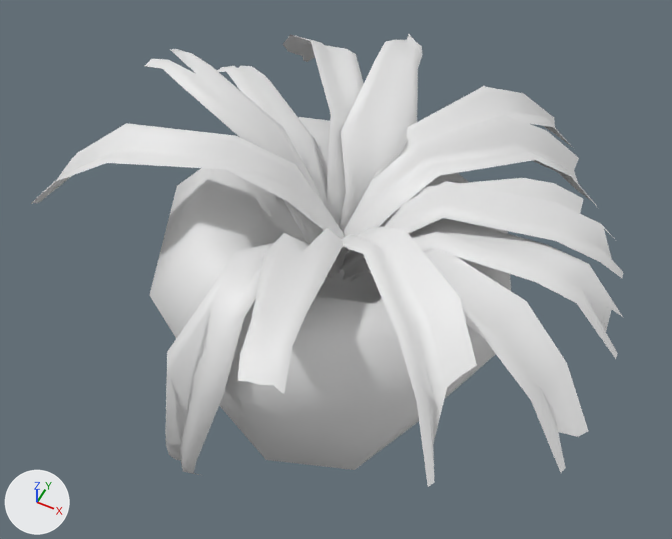
Two versions of the Blender file _Art/Environment/Pflanzekokospalme.blend, one commit apart.
Rendered twice from a camera (50 mm lens) standing at (2.24, -5.09, 7.8) and looking at (-0.47, 0.33, 1.02). The axes (+X, +Y, +Z) are drawn at lower left. The lights are the same throughout.
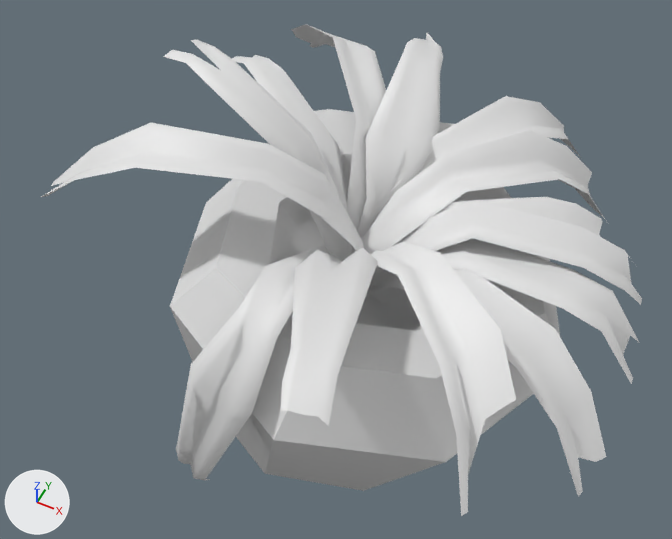
Diff of the bpy script that builds the scene:
```diff
--- a/_Art/Environment/Pflanzekokospalme.blend.py
+++ b/_Art/Environment/Pflanzekokospalme.blend.py
@@ me_cylinder @@
 # used by ob_cylinder; location = (0.0, 0.0, 0.0); rotation_euler = (0.0, 0.113, 0.0), in degrees (0, 6.5, 0)
-me_cylinder.from_pydata(...)  # 57 vertices, 56 faces; spans x -2.17..1.24, y -1.7..1.7, z -0.81..2.08
+me_cylinder.from_pydata(...)  # 57 vertices, 56 faces; spans x -1.95..1.24, y -1.7..1.64, z -0.84..2.14
+# me_cylinder part 1: 50 of 57 vertices moved; they spanned x -2.17..0.86, y -1.32..1.7, z -0.81..2.08 and now span x -1.95..0.85, y -1.32..1.64, z -0.84..2.14; mean shift (-0.01, 0.0, -0.03); largest move (-2.17, 0.0, 1.55) -> (-1.95, -0.01, 1.34)
+# me_cylinder part 2: edges marked sharp go from 0 to 56
@@ ob_cylinder @@
 ob_cylinder = bpy.data.objects.new('Cylinder', me_cylinder)
-ob_cylinder.location = (0.0, 0.0, 0.0)
-ob_cylinder.rotation_euler = (0.0, 0.113, 0.0)  # degrees (0, 6.5, 0)
+ob_cylinder.location = (0.11, 0.12, -0.3)
+ob_cylinder.rotation_euler = (0.023, 0.237, 0.0356)  # degrees (1.3, 14, 2)
+ob_cylinder.scale = (1.13, 1.13, 1.13)
@@ ob_plane @@
 ob_plane.location = (0.0, 0.0, 0.0)
-ob_plane.rotation_euler = (0.0101, 0.112, 0.0899)  # degrees (0.6, 6.4, 5.2)
+ob_plane.rotation_euler = (0.0445, 0.234, 0.127)  # degrees (2.5, 13, 7.3)
@@ ob_plane_001 @@
 ob_plane_001.location = (0.0, 0.0, 0.0)
-ob_plane_001.rotation_euler = (-0.0358, 0.107, -0.323)  # degrees (-2.1, 6.1, -19)
+ob_plane_001.rotation_euler = (-0.0544, 0.232, -0.295)  # degrees (-3.1, 13, -17)
@@ ob_plane_002 @@
 ob_plane_002.location = (0.0, 0.0, 0.0)
-ob_plane_002.rotation_euler = (0.0377, 0.106, 0.341)  # degrees (2.2, 6.1, 20)
+ob_plane_002.rotation_euler = (0.102, 0.216, 0.383)  # degrees (5.8, 12, 22)
@@ ob_plane_003 @@
 ob_plane_003.location = (0.0, 0.0, 0.0)
-ob_plane_003.rotation_euler = (0.221, -0.00729, 0.637)  # degrees (13, -0.4, 36)
+ob_plane_003.rotation_euler = (0.313, 0.0792, 0.672)  # degrees (18, 4.5, 39)
@@ ob_plane_004 @@
 ob_plane_004.location = (0.0, 0.0, 0.0)
-ob_plane_004.rotation_euler = (0.092, 0.0654, 0.954)  # degrees (5.3, 3.7, 55)
+ob_plane_004.rotation_euler = (0.207, 0.118, 0.996)  # degrees (12, 6.8, 57)
@@ ob_plane_005 @@
 ob_plane_005.location = (0.0, 0.0, 0.0)
-ob_plane_005.rotation_euler = (0.0408, 0.115, -5.162)  # degrees (2.3, 6.6, -296)
+ob_plane_005.rotation_euler = (0.164, 0.148, -5.114)  # degrees (9.4, 8.5, -293)
@@ ob_plane_006 @@
 ob_plane_006.location = (0.0, 0.0, 0.0)
-ob_plane_006.rotation_euler = (0.255, -0.129, 1.958)  # degrees (15, -7.4, 112)
+ob_plane_006.rotation_euler = (0.364, -0.196, 1.972)  # degrees (21, -11, 113)
@@ ob_plane_007 @@
 ob_plane_007.location = (0.0, 0.0, 0.0)
-ob_plane_007.rotation_euler = (0.299, 0.0315, -3.976)  # degrees (17, 1.8, -228)
+ob_plane_007.rotation_euler = (0.376, -0.0686, -3.946)  # degrees (22, -3.9, -226)
@@ ob_plane_008 @@
 ob_plane_008.location = (0.0, 0.0, 0.0)
-ob_plane_008.rotation_euler = (0.0335, -0.0352, -0.6)  # degrees (1.9, -2, -34)
+ob_plane_008.rotation_euler = (-0.0182, 0.08, -0.57)  # degrees (-1, 4.6, -33)
@@ ob_plane_009 @@
 ob_plane_009.location = (0.0, 0.0, 0.0)
-ob_plane_009.rotation_euler = (0.21, -0.143, -1.161)  # degrees (12, -8.2, -67)
+ob_plane_009.rotation_euler = (0.104, -0.0718, -1.118)  # degrees (6, -4.1, -64)
@@ ob_plane_010 @@
 ob_plane_010.location = (0.0, 0.0, 0.0)
-ob_plane_010.rotation_euler = (0.0721, -0.159, 2.987)  # degrees (4.1, -9.1, 171)
+ob_plane_010.rotation_euler = (0.0689, -0.285, 3.019)  # degrees (3.9, -16, 173)
@@ ob_plane_011 @@
 ob_plane_011.location = (0.0, 0.0, 0.0)
-ob_plane_011.rotation_euler = (0.311, -0.0317, 2.681)  # degrees (18, -1.8, 154)
+ob_plane_011.rotation_euler = (0.346, -0.153, 2.71)  # degrees (20, -8.8, 155)
@@ ob_plane_012 @@
 ob_plane_012.location = (0.0, 0.0, 0.0)
-ob_plane_012.rotation_euler = (-0.046, 0.181, -2.796)  # degrees (-2.6, 10, -160)
+ob_plane_012.rotation_euler = (-0.109, 0.0711, -2.772)  # degrees (-6.2, 4.1, -159)
@@ ob_plane_013 @@
 ob_plane_013.location = (0.0, 0.0, 0.0)
-ob_plane_013.rotation_euler = (1.449, 1.135, -0.36)  # degrees (83, 65, -21)
+ob_plane_013.rotation_euler = (1.375, 1.259, -0.397)  # degrees (79, 72, -23)
```

Changed parts and their boxes (x1, y1, x2, y2) in the pictures (672 x 539 px; the box of a moved part takes in the faces that stretch with it):
'Cylinder', reshaped, shading changed, moved, turned, rescaled
    before: (150, 117, 511, 470)
    after: (170, 109, 560, 491)
'Plane.008', turned
    before: (340, 226, 477, 487)
    after: (370, 242, 516, 516)
'Plane.013', turned
    before: (165, 237, 310, 475)
    after: (176, 245, 337, 480)
'Plane.009', turned
    before: (238, 228, 345, 394)
    after: (280, 247, 378, 426)
'Plane.004', turned
    before: (343, 115, 598, 256)
    after: (354, 130, 605, 254)
'Plane.001', turned
    before: (350, 249, 588, 473)
    after: (367, 268, 606, 497)
'Plane.006', turned
    before: (340, 34, 423, 232)
    after: (358, 33, 443, 240)
'Plane.002', turned
    before: (338, 181, 623, 278)
    after: (374, 200, 642, 305)
'Plane.012', turned
    before: (31, 123, 345, 240)
    after: (41, 123, 364, 251)
'Plane', turned
    before: (343, 218, 623, 359)
    after: (370, 238, 639, 384)
'Plane.010', turned
    before: (145, 49, 324, 244)
    after: (164, 40, 347, 261)
'Plane.007', turned
    before: (283, 34, 364, 226)
    after: (291, 24, 386, 232)
'Plane.005', turned
    before: (369, 86, 572, 184)
    after: (375, 96, 582, 220)
'Plane.011', turned
    before: (217, 65, 330, 242)
    after: (232, 55, 353, 258)
'Plane.003', turned
    before: (343, 178, 583, 273)
    after: (438, 197, 603, 238)
part 1 of me_cylinder, moved or reshaped
    before: (150, 117, 511, 470)
    after: (170, 109, 560, 491)
part 2 of me_cylinder, shading changed
    before: (322, 275, 373, 290)
    after: (363, 290, 407, 308)
